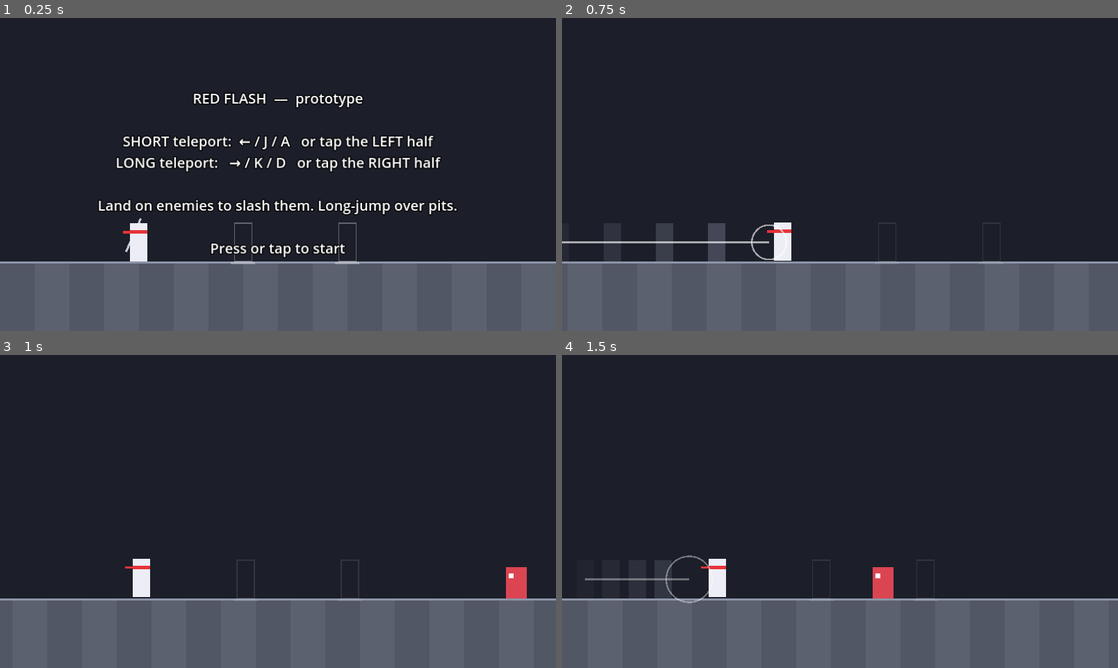
Above: before the commit, frames 1-4 (two rows, left to right).
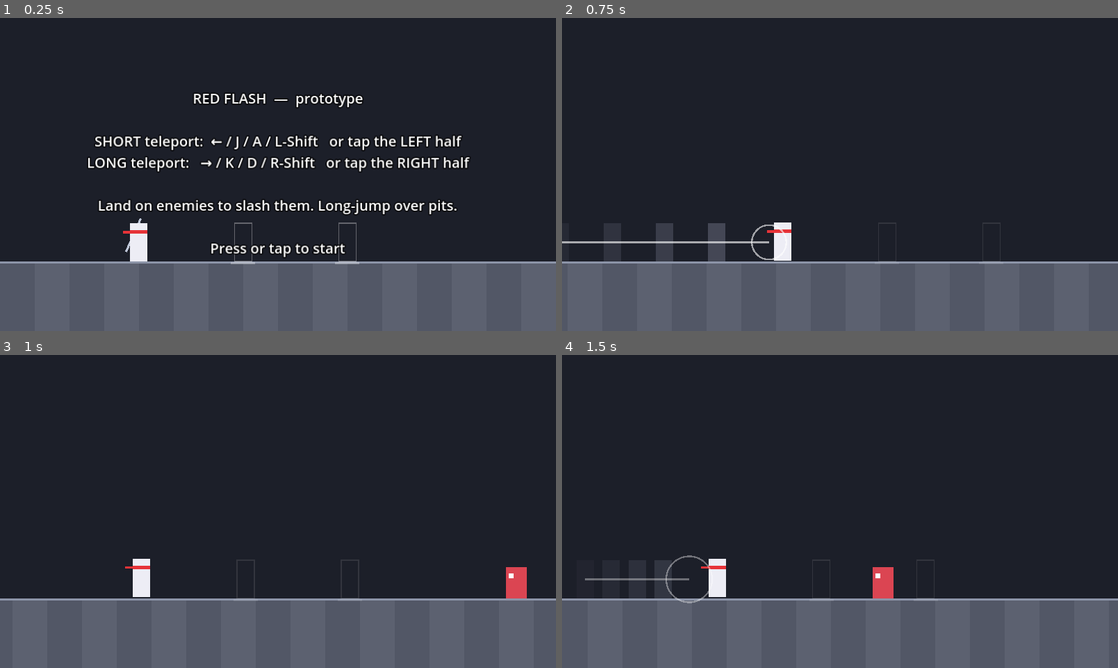
Above: after the commit, the same moments.

Repository: fredsbreads/game-off
Game: Godot game, scene res://scenes/main.tscn
The game is run twice, just before and just after one commit, with the same random seed, the same clock (stepped at 60 frames per second) and the same inputs.
Inputs (mouse positions are in pixels of both pictures, inside the frame that each line leads up to):
- Up to frame 1 (0.25 s): no input
- Up to frame 2 (0.75 s): tap Enter at 0.5 s; move the mouse to (962, 158) at 0.52 s; hold K (tp_long) from 0.53 s (still down); click (962, 158) at 0.67 s
- Up to frame 3 (1 s): keep holding K (tp_long)
- Up to frame 4 (1.5 s): move the mouse to (728, 527) at 1.27 s; release K (tp_long) at 1.28 s; tap J (tp_short) at 1.35 s; click (728, 527) at 1.42 s

The runs differ from the first frame. In frame 1, 3.2% of the frame differs, in the area x 15-85%, y 37-50%; in frame 2, nothing differs; in frame 3, nothing differs; in frame 4, nothing differs.

Commit message:
Add Left Shift (short) and Right Shift (long) as teleport keys

Diff:
--- a/project.godot
+++ b/project.godot
@@ -25,6 +25,7 @@
 "events": [Object(InputEventKey,"resource_local_to_scene":false,"resource_name":"","device":-1,"window_id":0,"alt_press …(192 unchanged characters)…
 , Object(InputEventKey,"resource_local_to_scene":false,"resource_name":"","device":-1,"window_id":0,"alt_pressed":false …(186 unchanged characters)…
 , Object(InputEventKey,"resource_local_to_scene":false,"resource_name":"","device":-1,"window_id":0,"alt_pressed":false …(182 unchanged characters)…
+, Object(InputEventKey,"resource_local_to_scene":false,"resource_name":"","device":-1,"window_id":0,"alt_pressed":false,"shift_pressed":false,"ctrl_pressed":false,"meta_pressed":false,"pressed":false,"keycode":0,"physical_keycode":4194325,"key_label":0,"unicode":0,"location":1,"echo":false,"script":null)
 ]
 }
 tp_long={
@@ -32,6 +33,7 @@
 "events": [Object(InputEventKey,"resource_local_to_scene":false,"resource_name":"","device":-1,"window_id":0,"alt_press …(192 unchanged characters)…
 , Object(InputEventKey,"resource_local_to_scene":false,"resource_name":"","device":-1,"window_id":0,"alt_pressed":false …(186 unchanged characters)…
 , Object(InputEventKey,"resource_local_to_scene":false,"resource_name":"","device":-1,"window_id":0,"alt_pressed":false …(183 unchanged characters)…
+, Object(InputEventKey,"resource_local_to_scene":false,"resource_name":"","device":-1,"window_id":0,"alt_pressed":false,"shift_pressed":false,"ctrl_pressed":false,"meta_pressed":false,"pressed":false,"keycode":0,"physical_keycode":4194325,"key_label":0,"unicode":0,"location":2,"echo":false,"script":null)
 ]
 }
 
--- a/scripts/hud.gd
+++ b/scripts/hud.gd
@@ -86,8 +86,8 @@
 
 func show_start(best: int) -> void:
 	var lines := "RED FLASH  —  prototype\n\n"
-	lines += "SHORT teleport:  ← / J / A   or tap the LEFT half\n"
-	lines += "LONG teleport:   → / K / D   or tap the RIGHT half\n\n"
+	lines += "SHORT teleport:  ← / J / A / L-Shift   or tap the LEFT half\n"
+	lines += "LONG teleport:   → / K / D / R-Shift   or tap the RIGHT half\n\n"
 	lines += "Land on enemies to slash them. Long-jump over pits.\n"
 	if SHOW_SCORE_UI and best > 0:
 		lines += "\nBest: %d\n" % best
